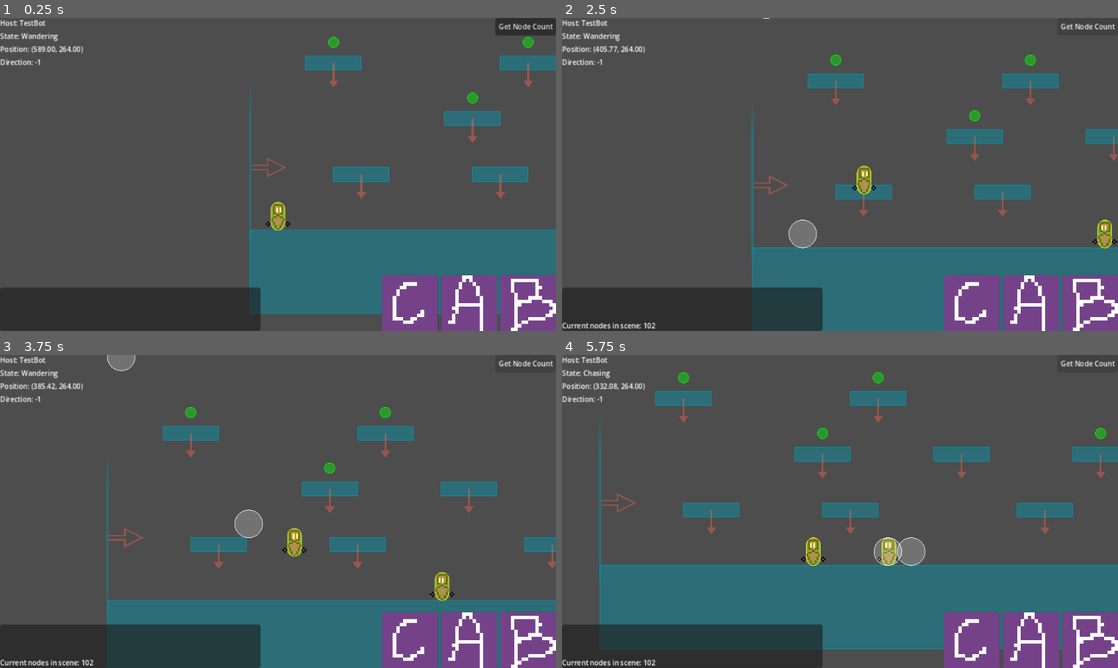
Above: before the commit, frames 1-4 (two rows, left to right).
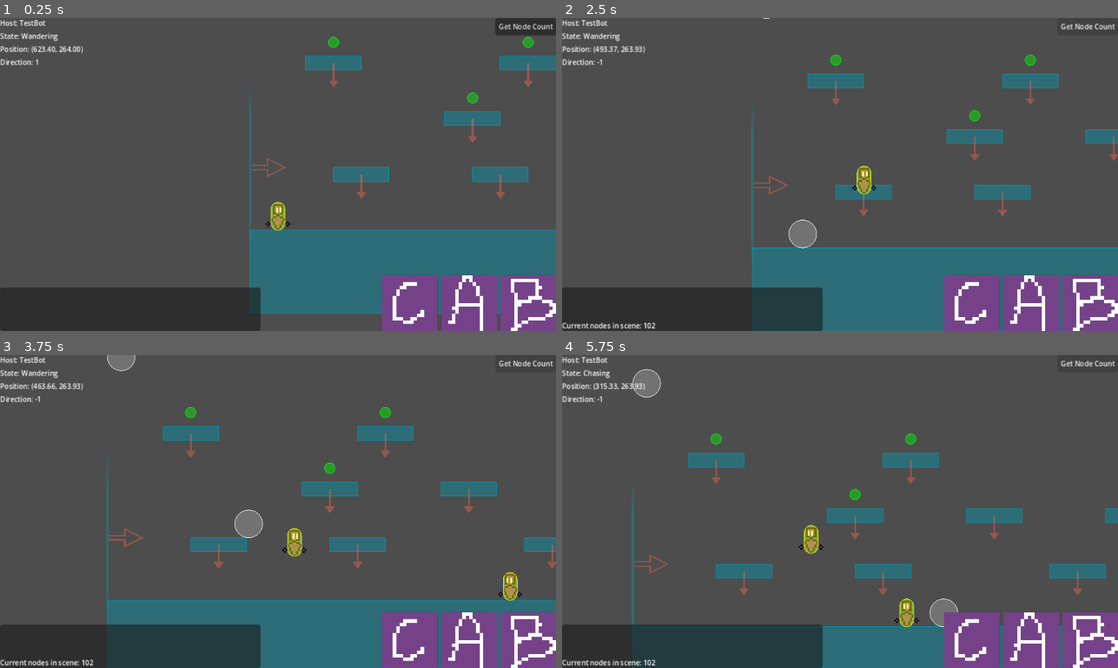
Above: after the commit, the same moments.

Repository: paruparo-dev/dreams-and-nightmares
Game: Godot game, scene res://src/core/Game.tscn
Same seed, same stepped clock (60 frames per second), same inputs: the game is played once before the commit and once after it.
Inputs:
- Up to frame 1 (0.25 s): no input
- Up to frame 2 (2.5 s): click "Get Node Count" at 0.5 s; hold D (MoveRight) from 1.28 s (still down); tap J (Attack) at 1.35 s; tap Space (Jump) at 1.52, 2.27 s; tap S (LookDown) at 2.1 s
- Up to frame 3 (3.75 s): release D (MoveRight) at 2.78 s; hold A (MoveLeft) 2.78-3.53 s; tap J (Attack) at 2.85 s; hold D (MoveRight) from 3.53 s (still down); tap S (LookDown) at 3.6 s
- Up to frame 4 (5.75 s): tap Space (Jump) at 3.77, 4.52, 5.27 s; tap J (Attack) at 4.35 s; release D (MoveRight) at 5.03 s; hold A (MoveLeft) from 5.03 s (still down); tap S (LookDown) at 5.1 s

The runs differ from the first frame. In frame 1, less than 0.1% of the frame differs, in the area x 6-10%, y 8-16%; in frame 2, 0.3%; in frame 3, 0.5%; in frame 4, 25%, in the area x 6-100%, y 4-100%.

Commit message:
refactor: simplify wandering logic and adjust idle timer range for TestBot
- removed random condition in wandering state check
- reduced idle timer range to (1, 3) for more responsive behavior

Diff:
--- a/src/states/characters/TestBot/WanderingState.gd
+++ b/src/states/characters/TestBot/WanderingState.gd
@@ -36,7 +36,7 @@
 
 		return
 
-	if idle_timer <= 0 and randf() >= 0.7 and not is_wandering:
+	if idle_timer <= 0 and not is_wandering:
 		_randomize()
 
 	host.flip_x(wander_direction)
@@ -45,7 +45,7 @@
 	is_wandering = remaining_distance * wander_direction > 0
 	if remaining_distance * wander_direction <= 0:
 		host.velocity.x = 0
-		idle_timer = randi_range(3, 5)
+		idle_timer = randi_range(1, 3)
 	else:
 		host.velocity.x = speed * wander_direction
 
